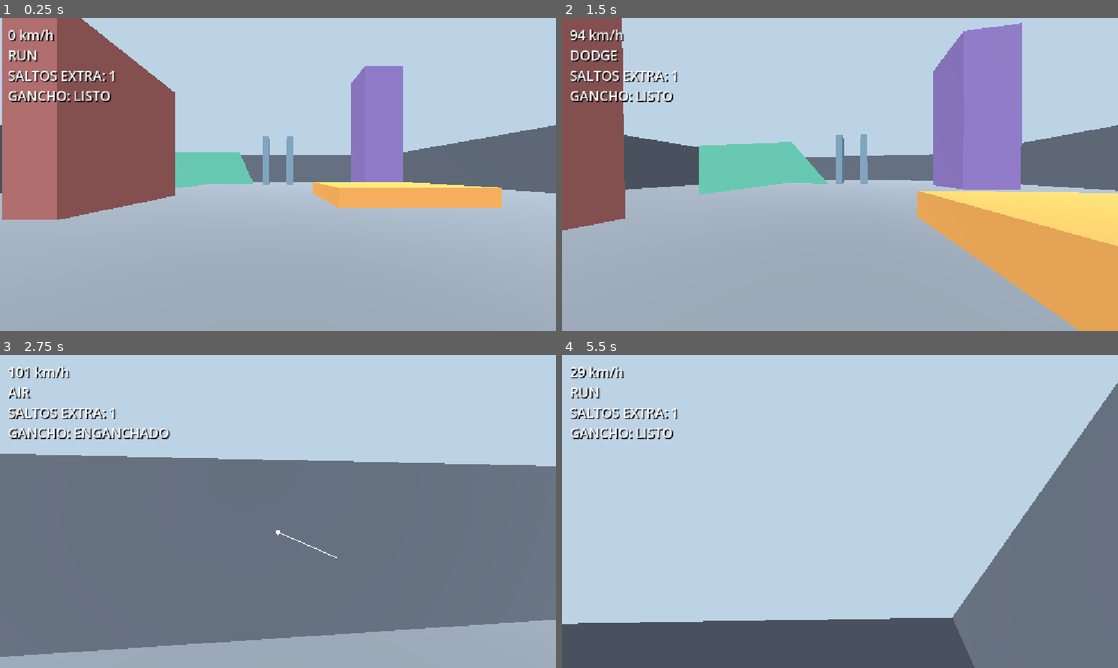
Above: before the commit, frames 1-4 (two rows, left to right).
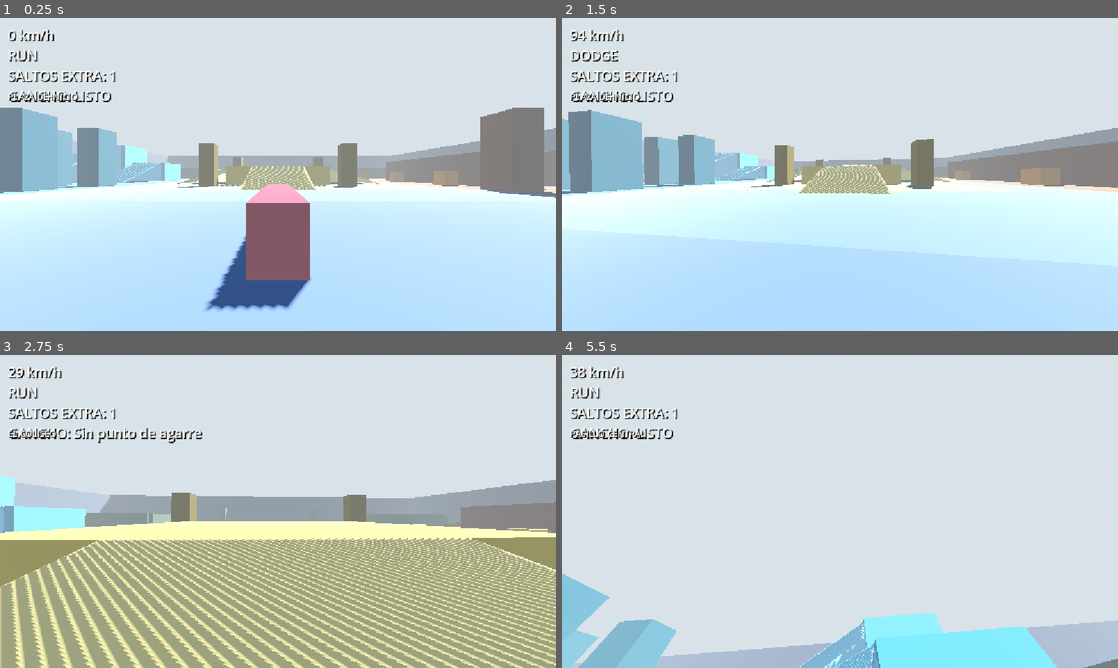
Above: after the commit, the same moments.

Repository: jado21/GameWIthGodot
Game: Godot game, scene res://test_arena.tscn
Same seed, same stepped clock (60 frames per second), same inputs: the game is played once before the commit and once after it.
Inputs (mouse positions are in pixels of both pictures, inside the frame that each line leads up to):
- Up to frame 1 (0.25 s): no input
- Up to frame 2 (1.5 s): tap Enter at 0.5 s; move the mouse to (867, 174) at 0.52 s; hold C (slide) 0.53-1.28 s; hold W (move_forward) from 0.53 s (still down); tap Space (jump) at 0.77 s; move the mouse to (812, 174) at 1.27 s; tap Q (dash) at 1.35 s
- Up to frame 3 (2.75 s): keep holding W (move_forward); tap Space (jump) at 1.52 s; tap C (slide) at 1.55, 2.3 s; move the mouse to (289, 505) at 2.02 s; hold R (hook) from 2.03 s (still down)
- Up to frame 4 (5.5 s): keep holding W (move_forward); move the mouse to (834, 517) at 2.77 s; release R (hook) at 2.78 s; tap K (look_down) at 2.85 s; tap Space (jump) at 3.02, 3.77, 4.52 s; tap C (slide) every 0.75 s from 3.05 to 5.3 s; move the mouse to (878, 514) at 3.52 s; hold J (look_left) 3.53-4.28 s; move the mouse to (795, 508) at 4.27 s; tap L (look_right) at 4.35 s; move the mouse to (845, 511) at 5.02 s; hold I (look_up) from 5.03 s (still down)

The runs differ from the first frame. In frame 1, 99% of the frame differs, in the area x 0-100%, y 0-100%; in frame 2, 99%; in frame 3, 98%; in frame 4, 99%.

Commit message:
avance de mapa y elementos

Diff:
--- a/player.tscn
+++ b/player.tscn
@@ -37,3 +37,13 @@
 theme_override_constants/shadow_offset_y = 2
 theme_override_font_sizes/font_size = 28
 text = "0 km/h\nRUN"
+
+[node name="Zona" type="Label" parent="HUD"]
+offset_left = 16.0
+offset_top = 150.0
+theme_override_colors/font_color = Color(1, 1, 1, 1)
+theme_override_colors/font_shadow_color = Color(0, 0, 0, 1)
+theme_override_constants/shadow_offset_x = 2
+theme_override_constants/shadow_offset_y = 2
+theme_override_font_sizes/font_size = 18
+text = "PLAZA DE INICIO"
--- /dev/null
+++ b/scripts/arena_builder.gd
@@ -0,0 +1,142 @@
+extends Node3D
+## Genera la arena a partir de ArenaData, con una malla y colisión por sólido.
+
+func _ready() -> void:
+	_add_environment()
+	_build_floor()
+	for box in ArenaData.BOXES:
+		_build_box(box)
+	for ramp in ArenaData.RAMPS:
+		_build_ramp(ramp)
+	_build_markers()
+
+func _add_environment() -> void:
+	var environment := Environment.new()
+	environment.background_mode = Environment.BG_SKY
+	var sky_material := ProceduralSkyMaterial.new()
+	sky_material.sky_top_color = Color("2f6fc4")
+	sky_material.sky_horizon_color = Color("8fc2ee")
+	sky_material.ground_bottom_color = Color("d8e2e8")
+	sky_material.ground_horizon_color = Color("f1e4c6")
+	var sky := Sky.new()
+	sky.sky_material = sky_material
+	environment.sky = sky
+	environment.fog_enabled = true
+	environment.fog_light_color = Color("d8e2e8")
+	environment.fog_density = 0.008
+	var world := WorldEnvironment.new()
+	world.environment = environment
+	add_child(world)
+	var sun := DirectionalLight3D.new()
+	sun.rotation_degrees = Vector3(-55.0, -30.0, 0.0)
+	sun.light_energy = 1.0
+	sun.shadow_enabled = true
+	add_child(sun)
+
+func _build_floor() -> void:
+	var floor := StaticBody3D.new()
+	floor.name = "Suelo"
+	var mesh_instance := MeshInstance3D.new()
+	var plane := PlaneMesh.new()
+	plane.size = Vector2(ArenaData.FLOOR_SIZE, ArenaData.FLOOR_SIZE)
+	plane.material = _flat_material(ArenaData.FLOOR_COLOR)
+	mesh_instance.mesh = plane
+	floor.add_child(mesh_instance)
+	var collision := CollisionShape3D.new()
+	var shape := BoxShape3D.new()
+	shape.size = Vector3(ArenaData.FLOOR_SIZE, 0.1, ArenaData.FLOOR_SIZE)
+	collision.position.y = -0.05
+	collision.shape = shape
+	floor.add_child(collision)
+	add_child(floor)
+	for patch in ArenaData.PATCHES:
+		_build_patch(patch)
+
+func _build_patch(data: Array) -> void:
+	var x0: float = data[0]
+	var x1: float = data[1]
+	var z0: float = data[2]
+	var z1: float = data[3]
+	var patch := MeshInstance3D.new()
+	patch.name = "ParcheSuelo"
+	patch.position = Vector3((x0 + x1) * 0.5, 0.01, (z0 + z1) * 0.5)
+	var mesh := PlaneMesh.new()
+	mesh.size = Vector2(x1 - x0, z1 - z0)
+	mesh.material = _flat_material(data[4])
+	patch.mesh = mesh
+	add_child(patch)
+
+func _build_box(data: Array) -> void:
+	var body := StaticBody3D.new()
+	body.name = "Caja"
+	var width: float = data[2]
+	var depth: float = data[3]
+	var height: float = data[4]
+	body.position = Vector3(data[0], height * 0.5, data[1])
+	var mesh_instance := MeshInstance3D.new()
+	var mesh := BoxMesh.new()
+	mesh.size = Vector3(width, height, depth)
+	mesh.material = _flat_material(data[5])
+	mesh_instance.mesh = mesh
+	body.add_child(mesh_instance)
+	var collision := CollisionShape3D.new()
+	var shape := BoxShape3D.new()
+	shape.size = Vector3(width, height, depth)
+	collision.shape = shape
+	body.add_child(collision)
+	add_child(body)
+
+func _build_ramp(data: Array) -> void:
+	var width: float = data[2]
+	var length: float = data[3]
+	var height: float = data[4]
+	var vertices := PackedVector3Array([
+		Vector3(-width * 0.5, 0.0, -length * 0.5), Vector3(width * 0.5, 0.0, -length * 0.5),
+		Vector3(width * 0.5, 0.0, length * 0.5), Vector3(-width * 0.5, 0.0, length * 0.5),
+		Vector3(-width * 0.5, height, length * 0.5), Vector3(width * 0.5, height, length * 0.5),
+	])
+	var indices := PackedInt32Array([0, 1, 5, 0, 5, 4, 3, 2, 5, 3, 5, 4, 0, 3, 4, 0, 4, 5, 0, 5, 1, 1, 5, 2])
+	var arrays := []
+	arrays.resize(Mesh.ARRAY_MAX)
+	arrays[Mesh.ARRAY_VERTEX] = vertices
+	arrays[Mesh.ARRAY_INDEX] = indices
+	var mesh := ArrayMesh.new()
+	mesh.add_surface_from_arrays(Mesh.PRIMITIVE_TRIANGLES, arrays)
+	var body := StaticBody3D.new()
+	body.name = "Rampa"
+	body.position = Vector3(data[0], 0.0, data[1])
+	body.rotation.y = data[5]
+	var mesh_instance := MeshInstance3D.new()
+	mesh_instance.mesh = mesh
+	mesh_instance.material_override = _flat_material(data[6])
+	body.add_child(mesh_instance)
+	var collision := CollisionShape3D.new()
+	var shape := ConvexPolygonShape3D.new()
+	shape.points = vertices
+	collision.shape = shape
+	body.add_child(collision)
+	add_child(body)
+
+func _build_markers() -> void:
+	var container := Node3D.new()
+	container.name = "Marcadores"
+	container.add_to_group("spawns")
+	add_child(container)
+	for marker_type in ArenaData.MARKERS:
+		for index in range(ArenaData.MARKERS[marker_type].size()):
+			var marker := Marker3D.new()
+			marker.name = "%s_%d" % [marker_type, index + 1]
+			marker.position = ArenaData.MARKERS[marker_type][index]
+			if marker_type == "Jugador":
+				marker.rotation.y = PI
+			marker.add_to_group("spawns")
+			container.add_child(marker)
+
+func _flat_material(hex_color: int) -> StandardMaterial3D:
+	var material := StandardMaterial3D.new()
+	material.albedo_color = _color_from_hex(hex_color)
+	material.roughness = 0.9
+	return material
+
+func _color_from_hex(hex_color: int) -> Color:
+	return Color(float((hex_color >> 16) & 0xff) / 255.0, float((hex_color >> 8) & 0xff) / 255.0, float(hex_color & 0xff) / 255.0)
--- /dev/null
+++ b/scripts/arena_data.gd
@@ -0,0 +1,68 @@
+class_name ArenaData
+extends RefCounted
+## Datos editables de la arena. Todas las distancias están en metros.
+
+const FLOOR_COLOR := 0x9aa3ad
+const FLOOR_SIZE := 104.0
+
+const PATCHES := [
+	[-50.0, 50.0, -50.0, -26.0, 0x8d97a4],
+	[-50.0, -22.0, -24.0, 24.0, 0xa9774f],
+	[22.0, 50.0, -24.0, 24.0, 0x5a9aa0],
+	[-16.0, 16.0, -16.0, 16.0, 0xd9c27c],
+	[-50.0, 50.0, 26.0, 50.0, 0x7fa56e],
+]
+
+## BOX: [x, z, ancho_x, fondo_z, alto, color]
+const BOXES := [
+	# Límites.
+	[0.0, -50.5, 102.0, 1.0, 10.0, 0x5a6472], [0.0, 50.5, 102.0, 1.0, 10.0, 0x5a6472],
+	[-50.5, 0.0, 1.0, 102.0, 10.0, 0x5a6472], [50.5, 0.0, 1.0, 102.0, 10.0, 0x5a6472],
+	# Plaza de inicio.
+	[-12.0, -41.0, 6.0, 1.0, 1.2, 0xc96a6a], [12.0, -41.0, 6.0, 1.0, 1.2, 0xc96a6a], [0.0, -32.0, 1.0, 6.0, 1.2, 0xc96a6a],
+	[-22.0, -31.0, 3.0, 3.0, 6.0, 0x5a6472], [22.0, -31.0, 3.0, 3.0, 6.0, 0x5a6472],
+	[-44.0, -31.0, 3.0, 3.0, 6.0, 0x5a6472], [44.0, -31.0, 3.0, 3.0, 6.0, 0x5a6472],
+	# Fundición.
+	[-40.0, 0.0, 1.0, 30.0, 5.0, 0x7a4a2e], [-30.0, 0.0, 1.0, 30.0, 5.0, 0x7a4a2e],
+	[-35.0, 12.0, 9.0, 6.0, 3.0, 0xd98e3b],
+	[-47.0, -8.0, 6.0, 1.0, 4.0, 0x7a4a2e], [-47.0, -14.0, 6.0, 1.0, 4.0, 0x7a4a2e],
+	[-47.0, 14.0, 6.0, 1.0, 4.0, 0x7a4a2e], [-47.0, 22.0, 6.0, 1.0, 4.0, 0x7a4a2e],
+	[-26.0, -8.0, 2.0, 2.0, 2.2, 0xd98e3b], [-27.0, 6.0, 2.0, 2.0, 2.2, 0xd98e3b],
+	[-24.0, 16.0, 2.0, 2.0, 2.2, 0xd98e3b], [-45.0, -20.0, 2.0, 2.0, 2.2, 0xd98e3b],
+	[-24.0, -18.0, 3.0, 3.0, 8.0, 0x7a4a2e],
+	# Distrito de torres.
+	[26.0, -18.0, 3.0, 3.0, 8.0, 0x2f6f7a], [33.0, -18.0, 3.0, 3.0, 8.0, 0x2f6f7a], [40.0, -18.0, 3.0, 3.0, 8.0, 0x2f6f7a],
+	[26.0, -10.0, 3.0, 3.0, 8.0, 0x2f6f7a], [33.0, -10.0, 3.0, 3.0, 8.0, 0x2f6f7a],
+	[32.0, 14.0, 8.0, 8.0, 4.5, 0x4fb3bf], [42.0, 14.0, 8.0, 8.0, 9.0, 0x4fb3bf],
+	# Coliseo.
+	[0.0, 0.0, 16.0, 16.0, 3.0, 0xe6c25a],
+	[-10.0, -10.0, 2.0, 2.0, 6.0, 0x8a6d1a], [10.0, -10.0, 2.0, 2.0, 6.0, 0x8a6d1a],
+	[-10.0, 10.0, 2.0, 2.0, 6.0, 0x8a6d1a], [10.0, 10.0, 2.0, 2.0, 6.0, 0x8a6d1a],
+	# Ruinas.
+	[-34.0, 30.0, 16.0, 1.5, 4.0, 0x56704c], [-26.0, 40.0, 1.5, 20.0, 4.0, 0x56704c],
+	[34.0, 30.0, 16.0, 1.5, 4.0, 0x56704c], [26.0, 40.0, 1.5, 20.0, 4.0, 0x56704c],
+	[-36.0, 40.0, 3.0, 3.0, 4.0, 0x56704c], [36.0, 40.0, 3.0, 3.0, 4.0, 0x56704c],
+	[-9.0, 38.0, 1.0, 6.0, 1.2, 0x86a374], [9.0, 38.0, 1.0, 6.0, 1.2, 0x86a374], [0.0, 29.0, 8.0, 1.0, 1.2, 0x86a374],
+	[-14.0, 46.0, 2.0, 2.0, 6.0, 0x56704c], [14.0, 46.0, 2.0, 2.0, 6.0, 0x56704c],
+]
+
+## RAMP: [x, z, ancho, largo, alto, rotación_y, color]
+const RAMPS := [
+	[-34.0, -42.0, 8.0, 14.0, 3.0, 0.0, 0x58b09c], [34.0, -42.0, 8.0, 14.0, 3.0, 0.0, 0x58b09c],
+	[-35.0, 21.0, 8.5, 12.0, 3.0, PI, 0xc9722f], [-35.0, 0.0, 8.5, 18.0, 3.0, 0.0, 0xc9722f],
+	[32.0, 4.0, 6.0, 12.0, 4.5, 0.0, 0x8ee3ef], [42.0, 1.0, 6.0, 18.0, 9.0, 0.0, 0x8ee3ef],
+	[0.0, -13.0, 8.0, 10.0, 3.0, 0.0, 0xf2d98a], [0.0, 13.0, 8.0, 10.0, 3.0, PI, 0xf2d98a],
+	[13.0, 0.0, 8.0, 10.0, 3.0, -PI / 2.0, 0xf2d98a], [-13.0, 0.0, 8.0, 10.0, 3.0, PI / 2.0, 0xf2d98a],
+]
+
+const MARKERS := {
+	"Jugador": [Vector3(0.0, 0.0, -38.0)],
+	"Monstruo": [Vector3(0.0, 0.0, 38.0)],
+	"Pistola": [Vector3(-47.5, 1.0, -11.0)],
+	"Escopeta": [Vector3(0.0, 4.0, 0.0)],
+	"Rifle": [Vector3(42.0, 10.0, 14.0)],
+	"Municion": [
+		Vector3(-46.0, 1.0, -46.0), Vector3(46.0, 1.0, -46.0), Vector3(-35.0, 4.0, 12.0), Vector3(-47.5, 1.0, 18.0), Vector3(32.0, 5.5, 14.0),
+		Vector3(46.0, 1.0, -5.0), Vector3(4.0, 4.0, -4.0), Vector3(-46.0, 1.0, 46.0), Vector3(46.0, 1.0, 46.0), Vector3(-30.0, 1.0, 34.0),
+	],
+}
--- a/scripts/config.gd
+++ b/scripts/config.gd
@@ -44,3 +44,5 @@
 const HOOK_MAX_TIME := 1.6
 const HOOK_STOP := 1.3
 const HOOK_MISS_CD := 0.3
+const STEP := 0.6
+const SNAP := 0.5
--- a/scripts/player.gd
+++ b/scripts/player.gd
@@ -3,6 +3,7 @@
 
 @onready var camera: Camera3D = $Camera3D
 @onready var status: Label = $HUD/Estado
+@onready var zone_label: Label = $HUD/Zona
 
 var coyote_time := 0.0
 var jump_buffer := 0.0
@@ -135,7 +136,7 @@
 
 	velocity.x = horizontal.x
 	velocity.z = horizontal.z
-	move_and_slide()
+	_move_with_step(delta, was_on_floor)
 	_update_hook_visual()
 	_update_camera(delta, Vector3(velocity.x, 0.0, velocity.z))
 	_update_hud()
@@ -143,6 +144,18 @@
 func _movement_direction() -> Vector3:
 	var input := Input.get_vector("move_left", "move_right", "move_forward", "move_back")
 	return (global_transform.basis * Vector3(input.x, 0.0, input.y)).normalized()
+
+func _move_with_step(delta: float, was_on_floor: bool) -> void:
+	move_and_slide()
+	if not was_on_floor or not is_on_wall() or Vector2(velocity.x, velocity.z).length_squared() == 0.0:
+		return
+	var forward := Vector3(velocity.x, 0.0, velocity.z) * delta
+	forward = forward.limit_length(Config.SNAP)
+	var raised := global_transform.translated(Vector3.UP * Config.STEP)
+	# Sube solo si el desplazamiento sobre el escalón está libre.
+	if not test_move(global_transform, Vector3.UP * Config.STEP) and not test_move(raised, forward):
+		global_transform = raised.translated(forward)
+		apply_floor_snap()
 
 func _check_double_tap(action: StringName) -> void:
 	var now := Time.get_ticks_msec() / 1000.0
@@ -335,6 +348,20 @@
 	if hook_message_time > 0.0:
 		hook_state = hook_message
 	status.text = "%d km/h\n%s\nSALTOS EXTRA: %d\nGANCHO: %s" % [round(Vector2(velocity.x, velocity.z).length() * 3.6), state, extra_jumps, hook_state]
+	zone_label.text = _zone_name(global_position.x, global_position.z)
+
+func _zone_name(x: float, z: float) -> String:
+	if absf(x) < 16.0 and absf(z) < 16.0:
+		return "EL COLISEO"
+	if z < -26.0:
+		return "PLAZA DE INICIO"
+	if z > 26.0:
+		return "LAS RUINAS"
+	if x < -22.0:
+		return "LA FUNDICIÓN"
+	if x > 22.0:
+		return "DISTRITO DE TORRES"
+	return "PASILLO CENTRAL"
 
 func _configure_input_map() -> void:
 	_add_key("move_forward", KEY_W)
--- a/test_arena.tscn
+++ b/test_arena.tscn
@@ -1,10 +1,11 @@
 [gd_scene load_steps=3 format=3]
 
-[ext_resource type="Script" path="res://scripts/test_arena.gd" id="1"]
+[ext_resource type="Script" path="res://scripts/arena_builder.gd" id="1"]
 [ext_resource type="PackedScene" path="res://player.tscn" id="2"]
 
 [node name="TestArena" type="Node3D"]
 script = ExtResource("1")
 
 [node name="Player" parent="." instance=ExtResource("2")]
-position = Vector3(0, 0.05, 18)
+position = Vector3(0, 0, -38)
+rotation = Vector3(0, 3.141593, 0)
Not shown, added: scripts/arena_builder.gd.uid
Not shown, added: scripts/arena_data.gd.uid
